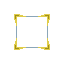
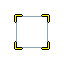
Layered file, before and after one edit (64×64). Changes by layer:
added layer "attack cursor 2" above "ready unit" over [14, 14, 50, 50]
showed "ready unit" over [14, 14, 50, 50]
hid "attack cursor" over [14, 14, 50, 50]
